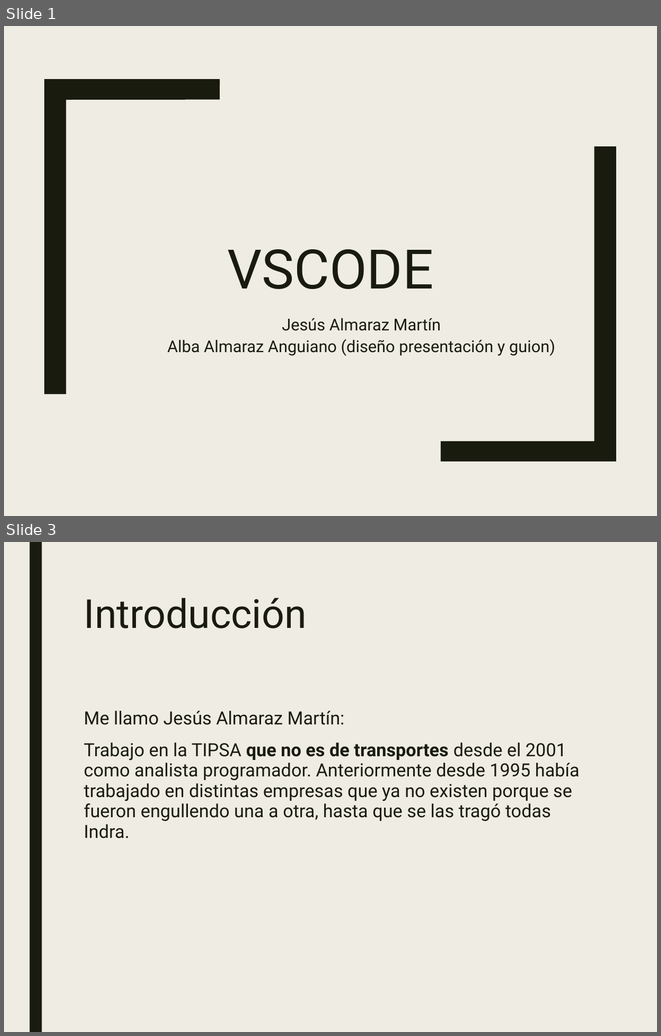
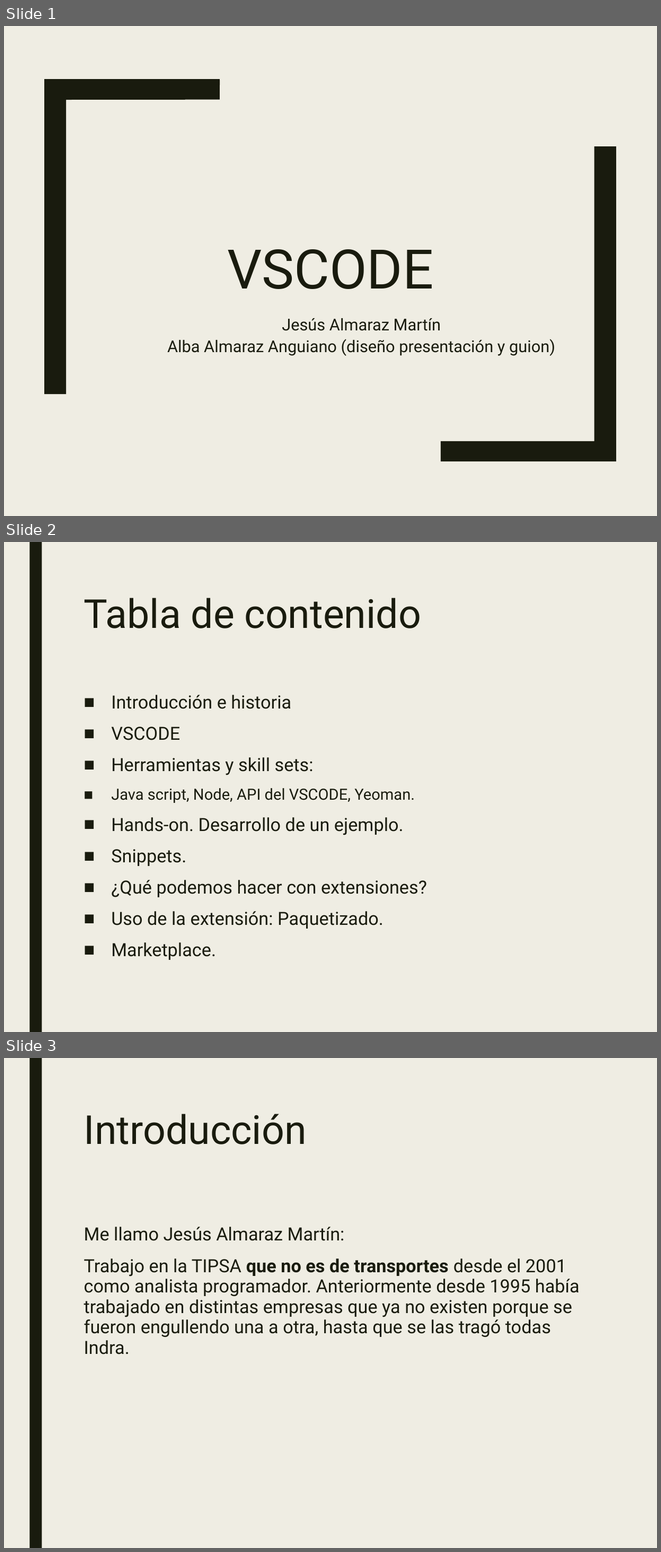
Before and after one commit to JalmarazMartn/dotnetrioja1, a slide deck: VSCODE Extensiones.ppt. Shown one above the other, each under a label of ours: slides 1 and 3 before the commit, slides 1, 2 and 3 after it; the slides between them are not shown. The pictures are 661x1036 and 661x1552 pixels, drawn with LibreOffice and Linux fonts; fonts in the diff are those of the drawing. Boxes give left, top, right and bottom in pixels: in the first picture for what was removed or moved away, otherwise in the second. Text is boxed around its words. In the diff, an @@ line names an element or a change of style, - is before the commit and + after.

```diff
--- a/VSCODE Extensiones.ppt
+++ b/VSCODE Extensiones.ppt
@@ slide 2 added at (4,542,657,1032), background #EFEDE3; not listed: 1 template element that a slide beside it also shows @@
@@ title added at (84,598,421,628), 44 pt, text #191B0E @@
+Tabla de contenido
@@ text added at (111,695,427,960), 20 pt, text #191B0E @@
+■ Introducción e historia
+■ VSCODE
+■ Herramientas y skill sets:
+■ Java script, Node, API del VSCODE, Yeoman.
+■ Hands-on. Desarrollo de un ejemplo.
+■ Snippets.
+■ ¿Qué podemos hacer con extensiones?
+■ Uso de la extensión: Paquetizado.
+■ Marketplace.
```
Also in this commit, not shown: 5 slides changed, 2 other slides added, 2 slides removed, 1 other file.
